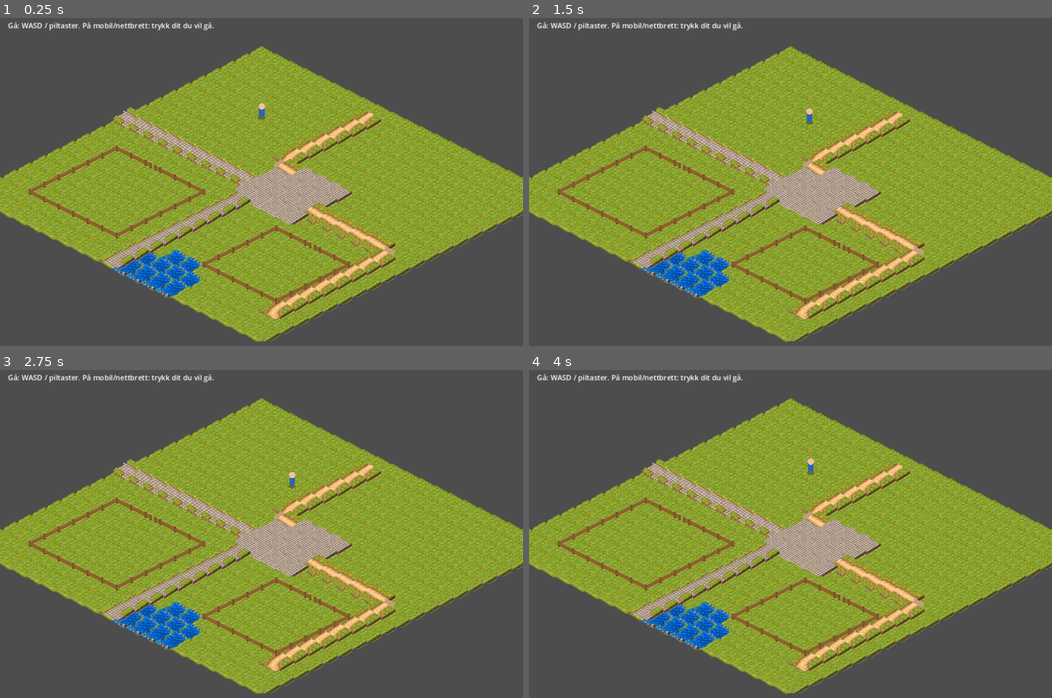
Above: before the commit, frames 1-4 (two rows, left to right).
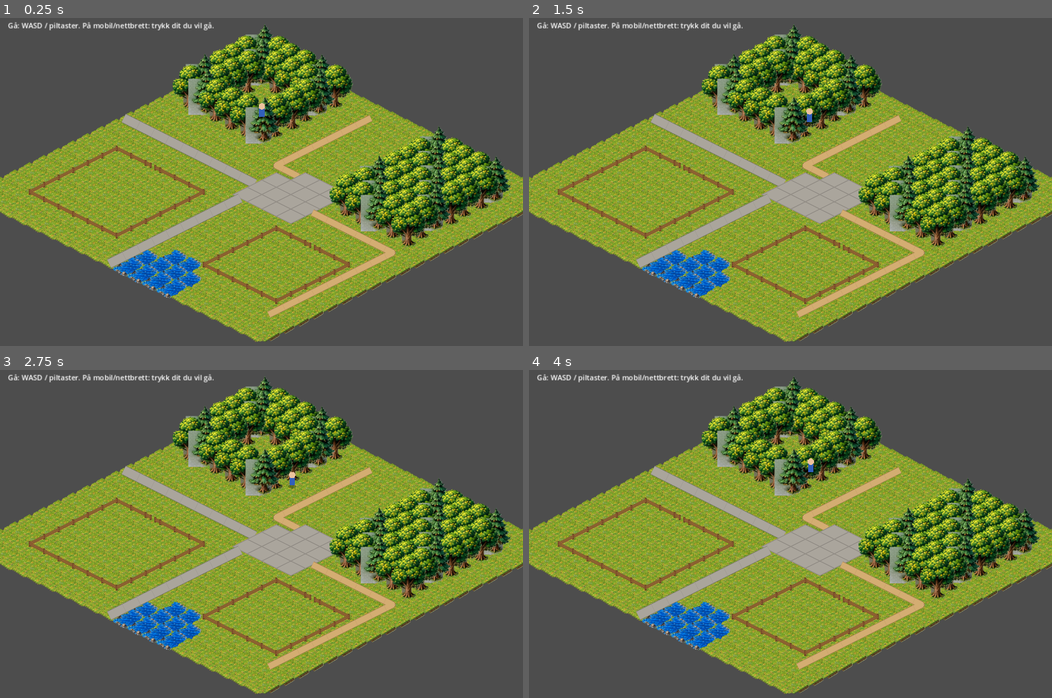
Above: after the commit, the same moments.

Repository: hkolberg/lille-gaardsliv
Game: Godot game, scene res://main.tscn
Two runs of this game, one before a commit and one after it. Both use one fixed random seed, a clock stepped at 60 frames per second and the inputs below.
Inputs (mouse positions are in pixels of both pictures, inside the frame that each line leads up to):
- Up to frame 1 (0.25 s): no input
- Up to frame 2 (1.5 s): tap Enter at 0.5 s; move the mouse to (905, 175) at 0.52 s; hold D (move_right) 0.53-1.28 s; click (905, 175) at 0.67 s; move the mouse to (685, 208) at 1.27 s; hold S (move_down) from 1.28 s (still down)
- Up to frame 3 (2.75 s): tap Space at 2 s; move the mouse to (313, 468) at 2.02 s; release S (move_down) at 2.03 s; hold D (move_right) from 2.03 s (still down)
- Up to frame 4 (4 s): move the mouse to (764, 612) at 2.77 s; release D (move_right) at 2.78 s; hold W (move_up) 2.78-3.53 s; click (764, 612) at 2.92 s; tap Enter at 3.5 s; move the mouse to (947, 596) at 3.52 s; hold A (move_left) from 3.53 s (still down)

The runs differ from the first frame. In frame 1, 20% of the frame differs, in the area x 18-98%, y 1-93%; in frame 2, 20%; in frame 3, 20%; in frame 4, 20%.

Commit message:
Stabilize grid roads plaza and forest rendering

Diff:
--- a/godot/main.gd
+++ b/godot/main.gd
@@ -10,6 +10,7 @@
 const WALK_SPEED := 110.0
 const ASSET_ROOT := "res://gaardsliv_assets_v1/"
 const TILE_TEXTURE_ORIGIN := Vector2(48.0, 52.0)
+const PROP_TEXTURE_ORIGIN := Vector2(48.0, 108.0)
 
 enum Dir { N = 1, E = 2, S = 4, W = 8 }
 
@@ -57,7 +58,9 @@
 		"fence_s": load(ASSET_ROOT + "fences/fence_s.png"),
 		"fence_w": load(ASSET_ROOT + "fences/fence_w.png"),
 		"gate_n": load(ASSET_ROOT + "gates/gate_wood_n.png"),
-		"gate_e": load(ASSET_ROOT + "gates/gate_wood_e.png")
+		"gate_e": load(ASSET_ROOT + "gates/gate_wood_e.png"),
+		"tree_oak": load(ASSET_ROOT + "props/tree_oak.png"),
+		"tree_pine": load(ASSET_ROOT + "props/tree_pine.png")
 	}
 	for prefix in ["cobble", "gravel"]:
 		var folder := "cobblestone" if prefix == "cobble" else "gravel"
@@ -279,16 +282,21 @@
 	return false
 
 func _draw() -> void:
-	# Ground layer.
+	# 1. Ground layer.
 	for y in GRID_H:
 		for x in GRID_W:
 			_draw_tile(x, y, tiles[y][x])
-	# Road/plaza overlays.
+	# 2. Roads and plazas use exact grid geometry.
 	for y in GRID_H:
 		for x in GRID_W:
 			if tiles[y][x].category == "road":
 				_draw_road(x, y, tiles[y][x])
-	# Edge overlays.
+	# 3. Forest vegetation is a prop layer above the ground.
+	for y in GRID_H:
+		for x in GRID_W:
+			if tiles[y][x].category == "forest":
+				_draw_forest_prop(x, y)
+	# 4. Edge overlays and player.
 	_draw_all_fences()
 	_draw_player()
 	_draw_ui()
@@ -302,10 +310,7 @@
 	var grass: Texture2D = asset_textures.get("grass")
 	_draw_asset(grass, c)
 
-	# Forest art is an overlay with transparent areas, so it must sit on grass.
-	if tile.category == "forest":
-		_draw_asset(asset_textures.get("forest"), c)
-	elif tile.category == "water":
+	if tile.category == "water":
 		_draw_asset(asset_textures.get("water"), c)
 
 	# Fallback marker only if the base texture failed to load.
@@ -315,6 +320,16 @@
 			c + Vector2(0, TILE_H * 0.5), c + Vector2(-TILE_W * 0.5, 0)
 		])
 		draw_colored_polygon(diamond, Color("#79aa5b"))
+
+func _draw_forest_prop(x: int, y: int) -> void:
+	var c := _iso(x, y)
+	var key := "tree_pine" if ((x * 3 + y * 5) % 4 == 0) else "tree_oak"
+	var texture: Texture2D = asset_textures.get(key)
+	if texture != null:
+		# Small deterministic offset avoids a rigid plantation look while
+		# keeping the tree foot inside its logical tile.
+		var offset := Vector2(float(((x + y * 2) % 5) - 2) * 2.0, float(((x * 2 + y) % 3) - 1))
+		draw_texture(texture, c + offset - PROP_TEXTURE_ORIGIN)
 
 func _road_suffix(mask: int) -> String:
 	match mask:
@@ -333,31 +348,36 @@
 
 func _draw_road(x: int, y: int, tile: Dictionary) -> void:
 	var c := _iso(x, y)
+
 	if tile.surface == "cobblestone_square":
-		_draw_asset(asset_textures.get("plaza_cobble"), c)
+		# Flat top surface only: no sprite side-wall, so adjacent plaza tiles
+		# join without the dark raised edge visible in the v1 atlas.
+		var diamond := PackedVector2Array([
+			_iso_f(x, y), _iso_f(x + 1, y),
+			_iso_f(x + 1, y + 1), _iso_f(x, y + 1)
+		])
+		draw_colored_polygon(diamond, Color("#aaa59c"))
+		draw_polyline(PackedVector2Array([diamond[0], diamond[1], diamond[2], diamond[3], diamond[0]]), Color("#8f8a83"), 0.7, true)
 		return
 
-	# The v1 source atlas has several filename/orientation mismatches.
-	# Use the visually verified straight pieces; render bends/junctions procedurally
-	# until those source sprites are repaired instead of showing the wrong art.
-	var texture: Texture2D = null
-	if tile.surface == "cobblestone":
-		if tile.connections == (Dir.E | Dir.W):
-			texture = asset_textures.get("road_cobble_nw")
-		elif tile.connections == (Dir.N | Dir.S):
-			texture = asset_textures.get("road_cobble_ne")
-	elif tile.surface == "gravel":
-		if tile.connections == (Dir.E | Dir.W):
-			texture = asset_textures.get("road_gravel_ns")
-		elif tile.connections == (Dir.N | Dir.S):
-			texture = asset_textures.get("road_gravel_ne")
-
-	if texture != null:
-		_draw_asset(texture, c)
+	# Roads are drawn from the tile centre to the exact midpoint of each
+	# connected grid edge. This guarantees perfect alignment between tiles.
+	if tile.surface == "gravel":
+		_draw_grid_road(c, tile.connections, 12.0, Color("#d4ad72"), Color("#a47c4e"))
 	else:
-		var width := 11.0 if tile.surface == "gravel" else 21.0
-		var col := Color("#c0a174") if tile.surface == "gravel" else Color("#9f9a91")
-		_draw_connections(c, tile.connections, width, col)
+		_draw_grid_road(c, tile.connections, 18.0, Color("#aaa59c"), Color("#77736e"))
+
+func _draw_grid_road(c: Vector2, mask: int, width: float, fill: Color, edge: Color) -> void:
+	# Dark outer stroke then lighter surface gives a readable road edge
+	# without changing the grid geometry.
+	draw_circle(c, (width + 2.0) * 0.5, edge)
+	for d in [Dir.N, Dir.E, Dir.S, Dir.W]:
+		if (mask & d) != 0:
+			draw_line(c, _edge_point(c, d), edge, width + 2.0, true)
+	draw_circle(c, width * 0.5, fill)
+	for d in [Dir.N, Dir.E, Dir.S, Dir.W]:
+		if (mask & d) != 0:
+			draw_line(c, _edge_point(c, d), fill, width, true)
 
 func _edge_point(c: Vector2, d: int) -> Vector2:
 	match d:
